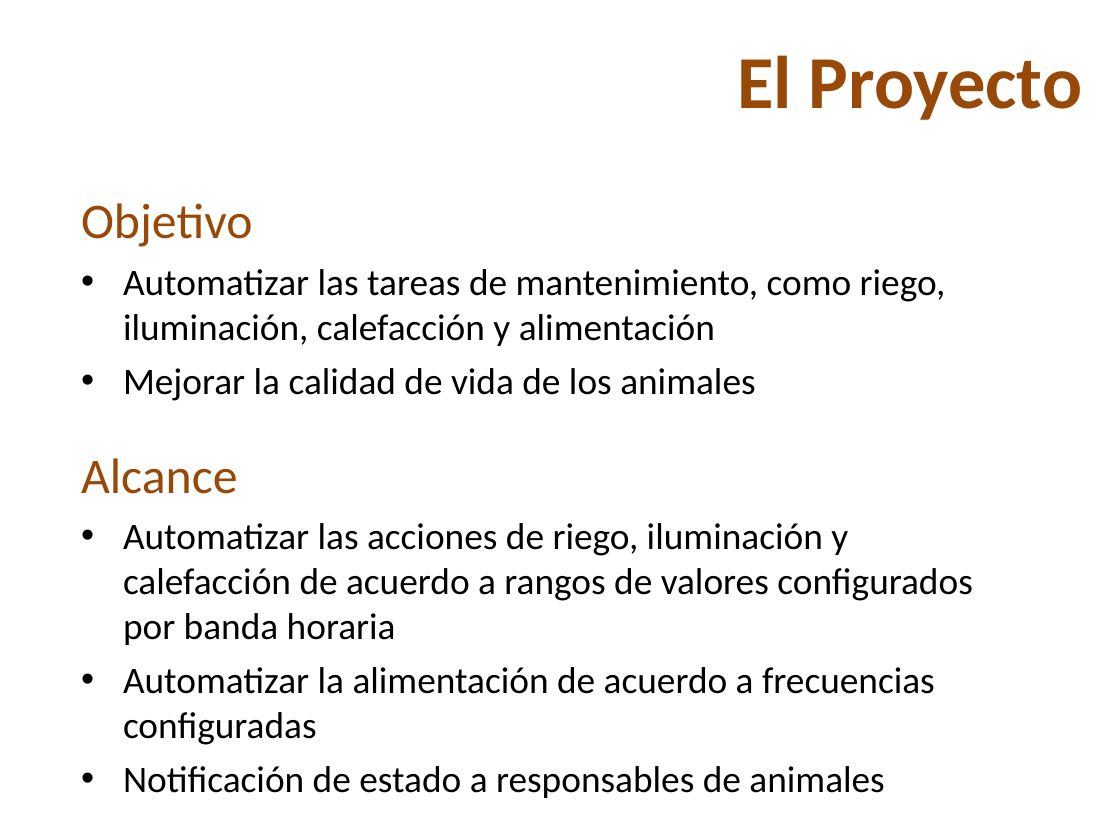
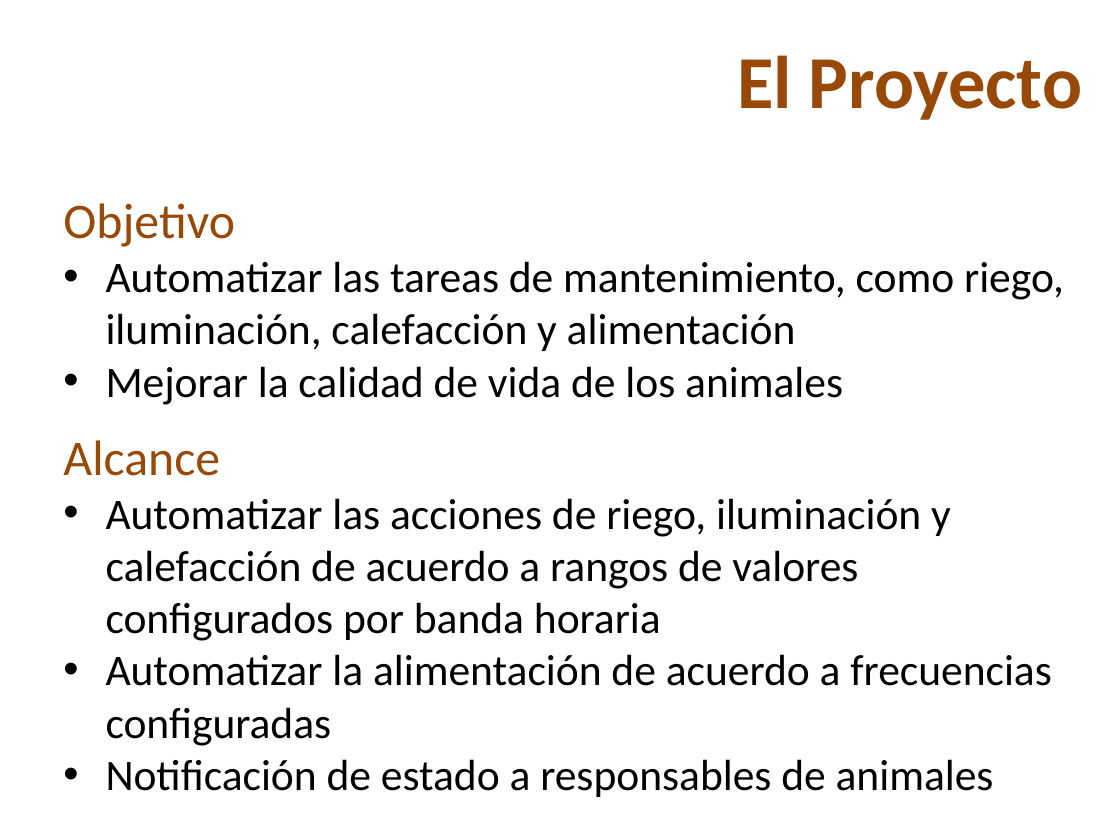
Before and after one commit to nicohen/taller-desarrollo-proyectos-i, a slide deck: slide 3 of Presentaciones/PresentacionDesarrollo.ppt. Drawn at 1120x840 pixels with LibreOffice and Linux fonts; fonts in the diff are those of the drawing; background and template pictures are left out. Boxes give left, top, right and bottom in pixels: in the first picture for what was removed or moved away, otherwise in the second. Text is boxed around its words. In the diff, an @@ line names an element or a change of style, - is before the commit and + after.

```diff
--- a/Presentaciones/PresentacionDesarrollo.ppt
+++ b/Presentaciones/PresentacionDesarrollo.ppt
@@ text "Objetivo": place and size @@
-text "Objetivo" at (81,203,946,401)
+text "Objetivo" at (63,203,1064,405)
@@ text at (106,261,1064,405): size 24 to 28 pt; less space between paragraphs @@
@@ text "Alcance": place and size @@
-text "Alcance" at (81,458,973,798)
+text "Alcance" at (63,440,1051,797)
@@ text at (106,498,1051,797): size 24 to 28 pt; less space between paragraphs @@
```
Also in this commit, not shown: 2 other slides changed, 1 other file.
